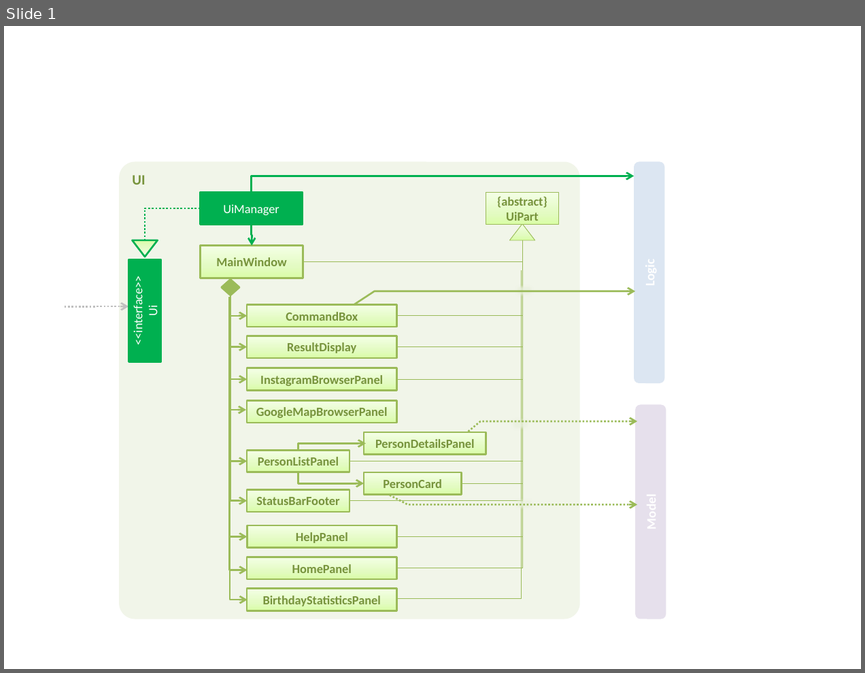
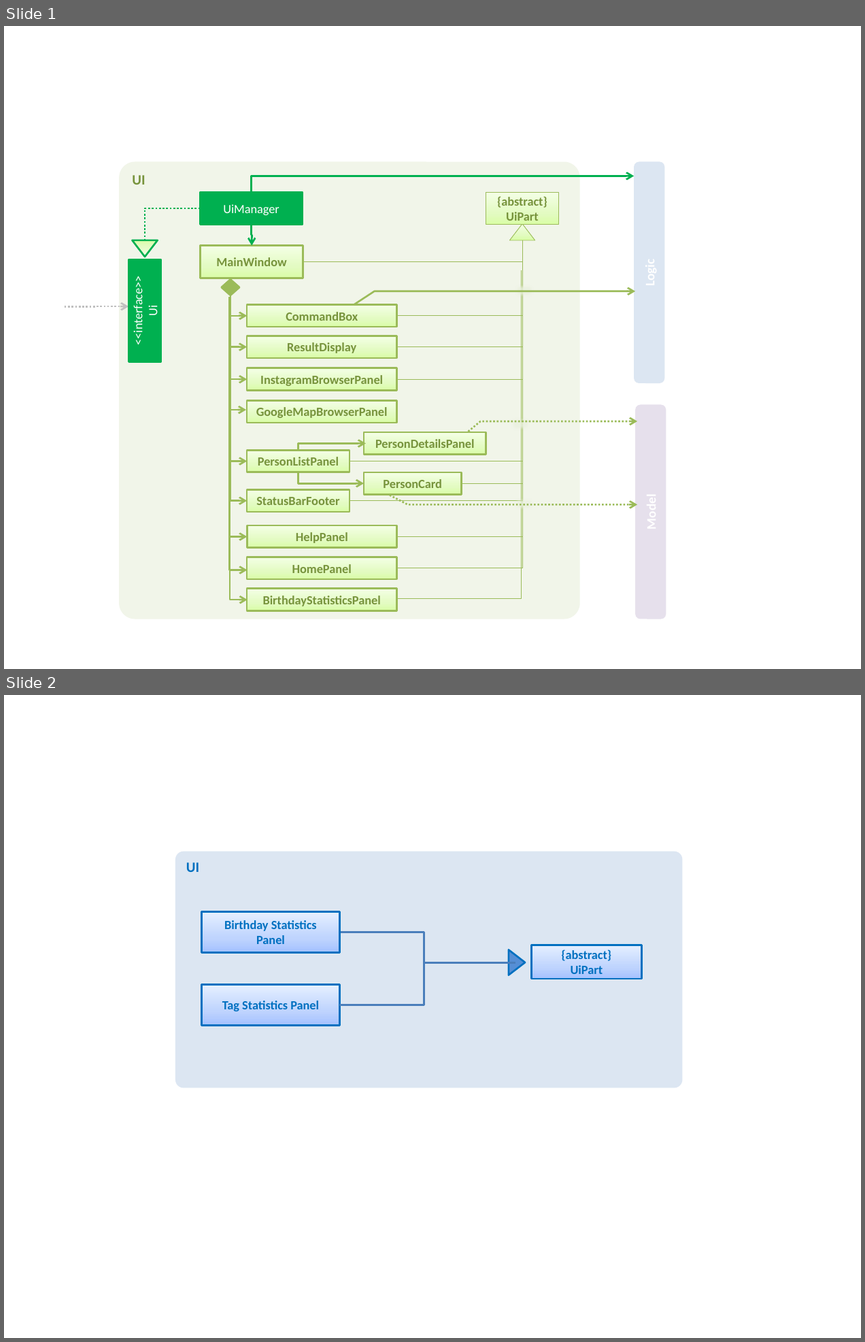
Before and after one commit to pwenzhe/addressbook-level4, a slide deck: docs/diagrams/UiComponentClassDiagram.pptx. Shown one above the other, each under a label of ours: slide 1 before the commit, slides 1 and 2 after it. The pictures are 865x673 and 865x1342 pixels, drawn with LibreOffice and Linux fonts; fonts in the diff are those of the drawing. Boxes give left, top, right and bottom in pixels: in the first picture for what was removed or moved away, otherwise in the second. Text is boxed around its words. In the diff, an @@ line names an element or a change of style, - is before the commit and + after.

```diff
--- a/docs/diagrams/UiComponentClassDiagram.pptx
+++ b/docs/diagrams/UiComponentClassDiagram.pptx
@@ slide 2 added at (4,695,861,1338), background #FFFFFF @@
@@ rounded rectangle added at (175,851,683,1087), fill #DCE6F2, 12 pt, text #0070C0, bold @@
+UI
@@ rectangle added at (202,912,340,953), fill gradient #A4C4FF to #BFD4FF to #E6EEFF, outline #0070C0 1.5 pt, 10.5 pt, text #0070C0, bold @@
+Birthday Statistics Panel
@@ elbow line added from (509, 962) to (340, 932), #4B7EBC 1.5 pt @@
@@ triangle added at (509,949,526,974), fill #558ED5, outline #0070C0 1.5 pt @@
@@ rectangle added at (532,945,643,979), fill gradient #A4C4FF to #BFD4FF to #E6EEFF, outline #0070C0 1.5 pt, 10.5 pt, text #0070C0, bold @@
+{abstract}
+UiPart
@@ elbow line added from (515, 962) to (340, 1004), #4B7EBC 1.5 pt @@
@@ rectangle added at (202,985,340,1025), fill gradient #A4C4FF to #BFD4FF to #E6EEFF, outline #0070C0 1.5 pt, 10.5 pt, text #0070C0, bold @@
+Tag Statistics Panel
```
Also in this commit, not shown: 1 other slide added, 9 other files.
